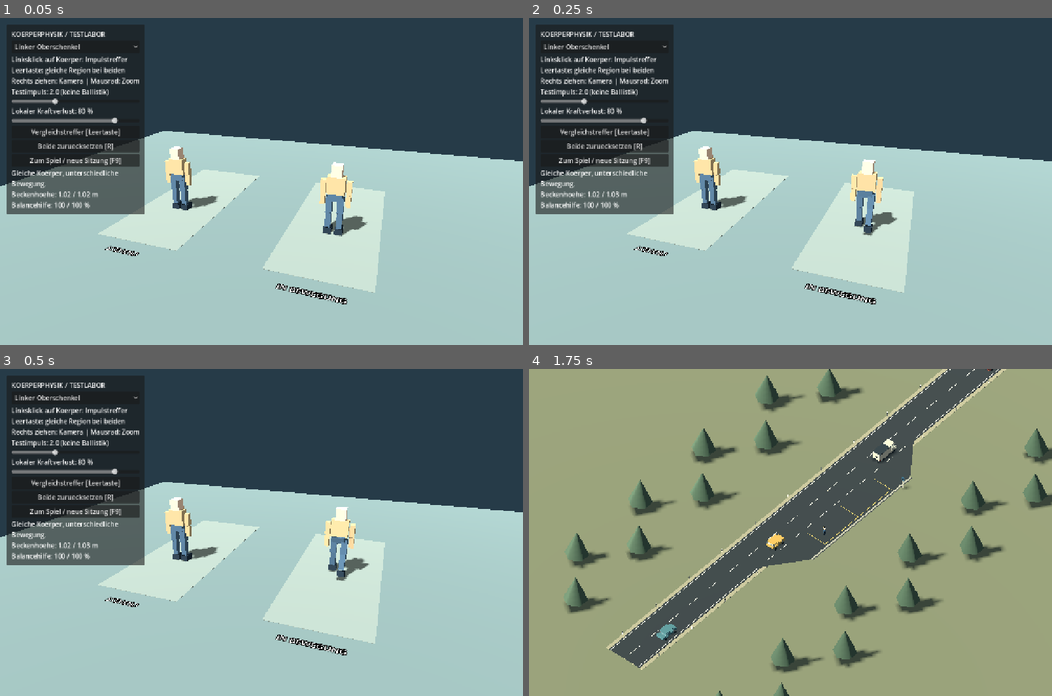
Above: before the commit, frames 1-4 (two rows, left to right).
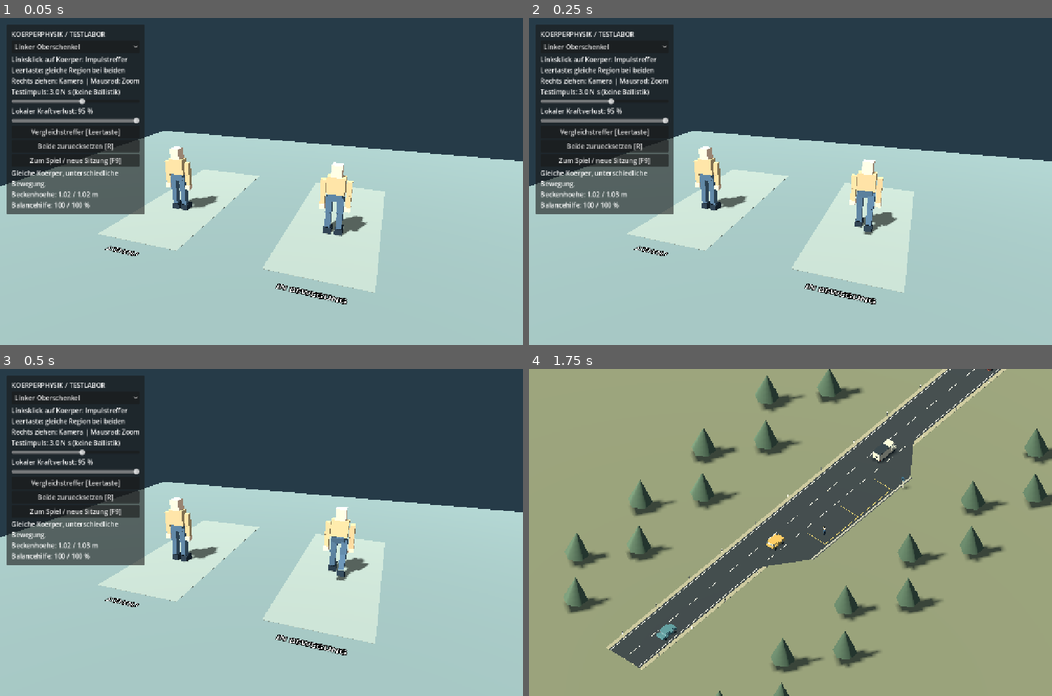
Above: after the commit, the same moments.

Repository: Hauskamel/traffic-society
Game: Godot game, scene res://scenes/body_lab/body_lab.tscn
The game is run twice, just before and just after one commit, with the same random seed, the same clock (stepped at 60 frames per second) and the same inputs. This scene is started directly instead of the project's main scene.
Inputs:
- Up to frame 1 (0.05 s): no input
- Up to frame 2 (0.25 s): no input
- Up to frame 3 (0.5 s): no input
- Up to frame 4 (1.75 s): click "Vergleichstreffer [Leertaste]" at 0.5 s; click "Zum Spiel / neue Sitzung [F9]" at 1.25 s

The runs differ from the first frame. In frame 1, 0.4% of the frame differs, in the area x 9-69%, y 21-66%; in frame 2, 0.5%, in the area x 9-69%, y 21-67%; in frame 3, 0.5%; in frame 4, nothing differs.

Commit message:
Adjust body lab defaults and compound limb bodies

Diff:
--- a/scripts/active_body.gd
+++ b/scripts/active_body.gd
@@ -1,6 +1,10 @@
 extends Node3D
 ## Active ragdoll prototype: articulated rigid bodies, procedural muscle targets,
 ## local strength loss and velocity-dependent balance. No AnimationPlayer/clips.
+const DEFAULT_IMPULSE := 3.0
+const DEFAULT_STRENGTH_LOSS := 0.95
+const FOOT_OFFSET := Vector3(0,-.30,-.07)
+const HAND_OFFSET := Vector3(0,-.21,0)
 const SPEC := {
 	"pelvis": [Vector3(0,1.02,0),Vector3(.34,.20,.22),8.0],
 	"torso": [Vector3(0,1.32,0),Vector3(.44,.44,.24),16.0],
@@ -10,11 +14,9 @@
 	"right_upper_arm": [Vector3(.31,1.27,0),Vector3(.13,.34,.13),2.0],
 	"right_forearm": [Vector3(.31,.94,0),Vector3(.12,.30,.12),1.2],
 	"left_thigh": [Vector3(-.14,.80,0),Vector3(.16,.40,.17),5.0],
-	"left_shin": [Vector3(-.14,.39,0),Vector3(.14,.40,.15),3.0],
-	"left_foot": [Vector3(-.14,.09,-.07),Vector3(.19,.15,.30),1.0],
+	"left_shin": [Vector3(-.14,.39,0),Vector3(.14,.40,.15),4.0],
 	"right_thigh": [Vector3(.14,.80,0),Vector3(.16,.40,.17),5.0],
-	"right_shin": [Vector3(.14,.39,0),Vector3(.14,.40,.15),3.0],
-	"right_foot": [Vector3(.14,.09,-.07),Vector3(.19,.15,.30),1.0],
+	"right_shin": [Vector3(.14,.39,0),Vector3(.14,.40,.15),4.0],
 }
 var bodies: Dictionary = {}
 var strength: Dictionary = {}
@@ -58,9 +60,12 @@
 		var material := StandardMaterial3D.new()
 		material.albedo_color = Color("b59a71") if region.contains("arm") or region == "torso" else Color("425b70")
 		if region == "head": material.albedo_color = Color("d7b49a")
-		if region.contains("foot"): material.albedo_color = Color("202d38")
 		visual.material_override = material
 		body.add_child(visual)
+		if region.ends_with("_shin"):
+			compound_piece(body,"Foot",FOOT_OFFSET,Vector3(.19,.15,.30),"202d38")
+		elif region.ends_with("_forearm"):
+			compound_piece(body,"Hand",HAND_OFFSET,Vector3(.14,.12,.17),"d7b49a")
 		bodies[region] = body
 		strength[region] = 1.0
 		total_mass += body.mass
@@ -73,10 +78,28 @@
 		var x := -.14 if side == "left" else .14
 		connect_parts("pelvis",side+"_thigh",Vector3(x,1.0,0),1.0)
 		connect_parts(side+"_thigh",side+"_shin",Vector3(x,.60,0),1.5)
-		connect_parts(side+"_shin",side+"_foot",Vector3(x,.17,0),.55)
 		x = -.31 if side == "left" else .31
 		connect_parts("torso",side+"_upper_arm",Vector3(x,1.45,0),1.5)
 		connect_parts(side+"_upper_arm",side+"_forearm",Vector3(x,1.10,0),1.5)
+
+func compound_piece(body: RigidBody3D, label: String, at: Vector3, size: Vector3, color: String) -> void:
+	var collision := CollisionShape3D.new()
+	collision.name = label + "Collision"
+	var shape := BoxShape3D.new()
+	shape.size = size
+	collision.shape = shape
+	collision.position = at
+	body.add_child(collision)
+	var visual := MeshInstance3D.new()
+	visual.name = label + "Visual"
+	var box := BoxMesh.new()
+	box.size = size
+	visual.mesh = box
+	visual.position = at
+	var material := StandardMaterial3D.new()
+	material.albedo_color = Color(color)
+	visual.material_override = material
+	body.add_child(visual)
 
 func connect_parts(a: String, b: String, at: Vector3, limit: float) -> void:
 	var joint := Generic6DOFJoint3D.new()
@@ -96,13 +119,12 @@
 func muscle(region: String) -> float:
 	var value: float = strength[region]
 	for side in ["left", "right"]:
-		if region in [side+"_shin", side+"_foot"]:
+		if region == side+"_shin":
 			value = minf(value, strength[side+"_thigh"])
-		if region == side+"_foot": value = minf(value, strength[side+"_shin"])
 		if region == side+"_forearm": value = minf(value, strength[side+"_upper_arm"])
 	return value
 
-func receive_hit(region: String, point: Vector3, impulse: Vector3, severity := .8) -> void:
+func receive_hit(region: String, point: Vector3, impulse: Vector3, severity := DEFAULT_STRENGTH_LOSS) -> void:
 	if not bodies.has(region): return
 	var body: RigidBody3D = bodies[region]
 	last_hit = {"region":region,"velocity":body.linear_velocity,"pelvis_velocity":bodies.pelvis.linear_velocity,"point":point}
@@ -125,25 +147,27 @@
 		body.apply_central_force(force.limit_length(body.mass * 65))
 	if body.angular_velocity.length() > 18:
 		body.angular_velocity = body.angular_velocity.limit_length(18)
-	var mesh := body.get_child(1) as MeshInstance3D
-	mesh.material_override.emission_enabled = region == highlighted_region and flash_time > 0
-	mesh.material_override.emission = Color("dba64a")
-	mesh.material_override.albedo_color = mesh.material_override.albedo_color.lerp(Color("8b6854"), delta * .15) if strength[region] < .5 else mesh.material_override.albedo_color
+	for mesh in body.get_children():
+		if mesh is MeshInstance3D:
+			mesh.material_override.emission_enabled = region == highlighted_region and flash_time > 0
+			mesh.material_override.emission = Color("dba64a")
+			if strength[region] < .5:
+				mesh.material_override.albedo_color = mesh.material_override.albedo_color.lerp(Color("8b6854"), delta * .15)
 
 func _physics_process(delta: float) -> void:
 	clock += delta
 	flash_time = maxf(0, flash_time - delta)
 	var pelvis: RigidBody3D = bodies.pelvis
-	var left := muscle("left_foot")
-	var right := muscle("right_foot")
+	var left := muscle("left_shin")
+	var right := muscle("right_shin")
 	var asymmetry := absf(left - right)
 	var velocity := Vector2(pelvis.linear_velocity.x, pelvis.linear_velocity.z).length()
 	var core := minf(strength.pelvis, minf(strength.torso, strength.head))
 	balance = clampf(1.0 - asymmetry * velocity * .75, .05, 1.0) * core
 	var near_ground := false
 	for side in ["left", "right"]:
-		var foot: RigidBody3D = bodies[side+"_foot"]
-		if foot.global_position.y < .26 and muscle(side+"_foot") > .25: near_ground = true
+		var lower_leg: RigidBody3D = bodies[side+"_shin"]
+		if lower_leg.to_global(FOOT_OFFSET).y < .26 and muscle(side+"_shin") > .25: near_ground = true
 	var upright: float = bodies.torso.global_basis.y.dot(Vector3.UP)
 	var capable := pelvis.global_position.y > .48 and upright > -.1
 	support_memory = move_toward(support_memory, 1.0 if near_ground else 0.0, delta * 4)
@@ -181,12 +205,8 @@
 		var shin := hip * Basis(Vector3.RIGHT, -maxf(0, -wave) * .65 * stride)
 		var hip_at := root + basis * Vector3(x,-.02,0)
 		var knee_at := hip_at + hip * Vector3(0,-.40,0)
-		var ankle_at := knee_at + shin * Vector3(0,-.42,0)
 		drive(side+"_thigh",hip_at + hip * Vector3(0,-.20,0),hip,muscle(side+"_thigh") * passive,delta)
 		drive(side+"_shin",knee_at + shin * Vector3(0,-.21,0),shin,muscle(side+"_shin") * passive,delta)
-		var foot_at := ankle_at + basis * Vector3(0,-.06,-.07)
-		foot_at.y = maxf(spawn.y+.09, foot_at.y)
-		drive(side+"_foot",foot_at,basis,muscle(side+"_foot") * passive,delta)
 		var arm := basis * Basis(Vector3.RIGHT, -wave * .22 * stride)
 		var shoulder := root + basis * Vector3(-.31 if side == "left" else .31,.43,0)
 		drive(side+"_upper_arm",shoulder+arm*Vector3(0,-.18,0),arm,muscle(side+"_upper_arm") * passive,delta)
--- a/scripts/body_lab.gd
+++ b/scripts/body_lab.gd
@@ -1,8 +1,8 @@
 extends Node3D
 const Actor = preload("res://scripts/active_body.gd")
 const Visuals = preload("res://scripts/police_visuals.gd")
-const REGIONS := ["left_thigh","right_thigh","left_shin","right_shin","left_upper_arm","right_upper_arm","left_forearm","right_forearm","torso","head","pelvis","left_foot","right_foot"]
-const NAMES := ["Linker Oberschenkel","Rechter Oberschenkel","Linker Unterschenkel","Rechter Unterschenkel","Linker Oberarm","Rechter Oberarm","Linker Unterarm","Rechter Unterarm","Rumpf","Kopf","Becken","Linker Fuss","Rechter Fuss"]
+const REGIONS := ["left_thigh","right_thigh","left_shin","right_shin","left_upper_arm","right_upper_arm","left_forearm","right_forearm","torso","head","pelvis"]
+const NAMES := ["Linker Oberschenkel","Rechter Oberschenkel","Linker Unterschenkel + Fuss","Rechter Unterschenkel + Fuss","Linker Oberarm","Rechter Oberarm","Linker Unterarm + Hand","Rechter Unterarm + Hand","Rumpf","Kopf","Becken"]
 var actors: Array[Node3D] = []
 var camera: Camera3D
 var region: OptionButton
@@ -91,18 +91,18 @@
 	strength_slider.min_value = .5
 	strength_slider.max_value = 5
 	strength_slider.step = .5
-	strength_slider.value = 2
-	force_label.text = "Testimpuls: 2.0 (keine Ballistik)"
-	strength_slider.value_changed.connect(func(value: float): force_label.text = "Testimpuls: %.1f (keine Ballistik)" % value)
+	strength_slider.value = Actor.DEFAULT_IMPULSE
+	force_label.text = "Testimpuls: %.1f N s (keine Ballistik)" % strength_slider.value
+	strength_slider.value_changed.connect(func(value: float): force_label.text = "Testimpuls: %.1f N s (keine Ballistik)" % value)
 	stack.add_child(strength_slider)
 	var injury_label := Label.new()
-	injury_label.text = "Lokaler Kraftverlust: 80 %"
+	injury_label.text = "Lokaler Kraftverlust: 95 %"
 	stack.add_child(injury_label)
 	injury_slider = HSlider.new()
 	injury_slider.min_value = .1
 	injury_slider.max_value = .95
 	injury_slider.step = .05
-	injury_slider.value = .8
+	injury_slider.value = Actor.DEFAULT_STRENGTH_LOSS
 	injury_slider.value_changed.connect(func(value: float): injury_label.text = "Lokaler Kraftverlust: %.0f %%" % (value * 100))
 	stack.add_child(injury_slider)
 	button("Vergleichstreffer [Leertaste]",stack,comparison_hit)
--- a/tests/body_physics_test.gd
+++ b/tests/body_physics_test.gd
@@ -18,19 +18,32 @@
 	root.add_child(lab)
 	check(lab.actors.size() == 2, "Lab creates standing and moving actors")
 	for actor in lab.actors:
-		check(actor.bodies.size() == 13, "Each actor has 13 simulated regions")
-		check(actor.find_children("*","Generic6DOFJoint3D",true,false).size() == 12, "Regions are connected by twelve physical joints")
+		check(actor.bodies.size() == 11, "Each actor has 11 simulated regions")
+		check(actor.find_children("*","Generic6DOFJoint3D",true,false).size() == 10, "Regions are connected by ten physical joints")
 		check(actor.find_children("*","AnimationPlayer",true,false).is_empty(), "No prerecorded animation drives the ragdoll")
+	check(is_equal_approx(lab.strength_slider.value,3.0) and is_equal_approx(lab.injury_slider.value,.95), "Default impulse is 3 N s and regional strength loss is 95 percent")
+	for actor in lab.actors:
+		for side in ["left","right"]:
+			check(not actor.bodies.has(side+"_foot") and actor.bodies[side+"_shin"].has_node("FootCollision"), "Foot belongs to lower-leg rigid body")
+			check(actor.bodies[side+"_forearm"].has_node("HandCollision"), "Hand belongs to forearm rigid body")
 	await frames(180)
 	var standing = lab.actors[0]
 	var running = lab.actors[1]
 	check(standing.bodies.pelvis.global_position.y > .8 and standing.bodies.pelvis.linear_velocity.length() < .15, "Uninjured standing actor stabilizes")
 	check(running.bodies.pelvis.global_position.y > .7 and absf(running.bodies.pelvis.global_position.z) > .5, "Moving actor actually travels while upright")
+	for side in ["left","right"]:
+		var direction := Vector3.LEFT if side == "left" else Vector3.RIGHT
+		for suffix in ["shin", "forearm"]:
+			var body: RigidBody3D = standing.bodies[side+"_"+suffix]
+			var point: Vector3 = body.get_node("FootVisual" if suffix == "shin" else "HandVisual").global_position
+			var query := PhysicsRayQueryParameters3D.create(point+direction,point-direction*.05,4)
+			var hit: Dictionary = lab.get_world_3d().direct_space_state.intersect_ray(query)
+			check(not hit.is_empty() and hit.collider == body and hit.collider.get_meta("region") == side+"_"+suffix, "Foot/hand collision selects owning compound region")
 	await capture("before")
 	var at: Vector3 = standing.bodies.left_thigh.global_position
 	lab.comparison_hit()
 	check(standing.bodies.left_thigh.global_position.is_equal_approx(at), "Hit applies impulse rather than teleporting pose")
-	check(is_equal_approx(standing.muscle("left_thigh"),.2) and is_equal_approx(standing.muscle("left_shin"),.2) and is_equal_approx(standing.muscle("left_foot"),.2), "Thigh injury weakens affected leg chain")
+	check(is_equal_approx(standing.muscle("left_thigh"),.05) and is_equal_approx(standing.muscle("left_shin"),.05), "Thigh injury weakens affected leg chain")
 	check(standing.muscle("right_thigh") == 1 and standing.muscle("left_upper_arm") == 1, "Other regions retain their own strength")
 	check(running.last_hit.pelvis_velocity.length() > standing.last_hit.pelvis_velocity.length()+.3, "Same hit starts with different measured movement context")
 	await frames(60)
@@ -45,7 +58,7 @@
 	lab.reset_actors()
 	await frames(150)
 	standing = lab.actors[0]
-	standing.receive_hit("left_upper_arm",standing.bodies.left_upper_arm.global_position,Vector3(0,0,-2))
+	standing.receive_hit("left_upper_arm",standing.bodies.left_upper_arm.global_position,Vector3(0,0,-3))
 	await frames(120)
 	check(standing.muscle("left_forearm") < .3 and standing.muscle("left_thigh") == 1, "Arm injury affects arm chain rather than leg")
 	check(standing.bodies.pelvis.global_position.y > .75, "Arm injury retains standing leg support")
Not shown, changed: docs/ENTWICKLUNG.md
